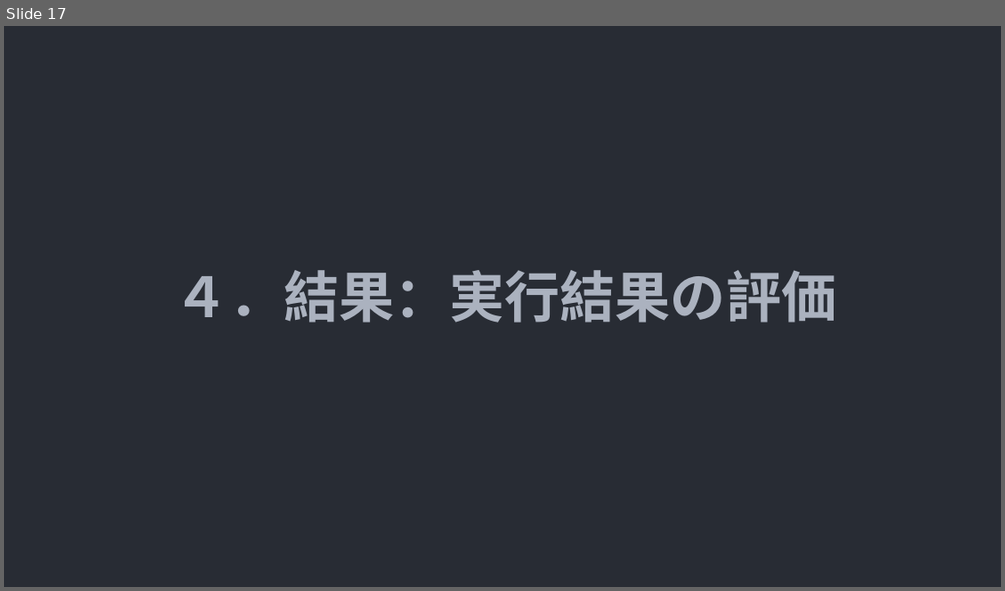
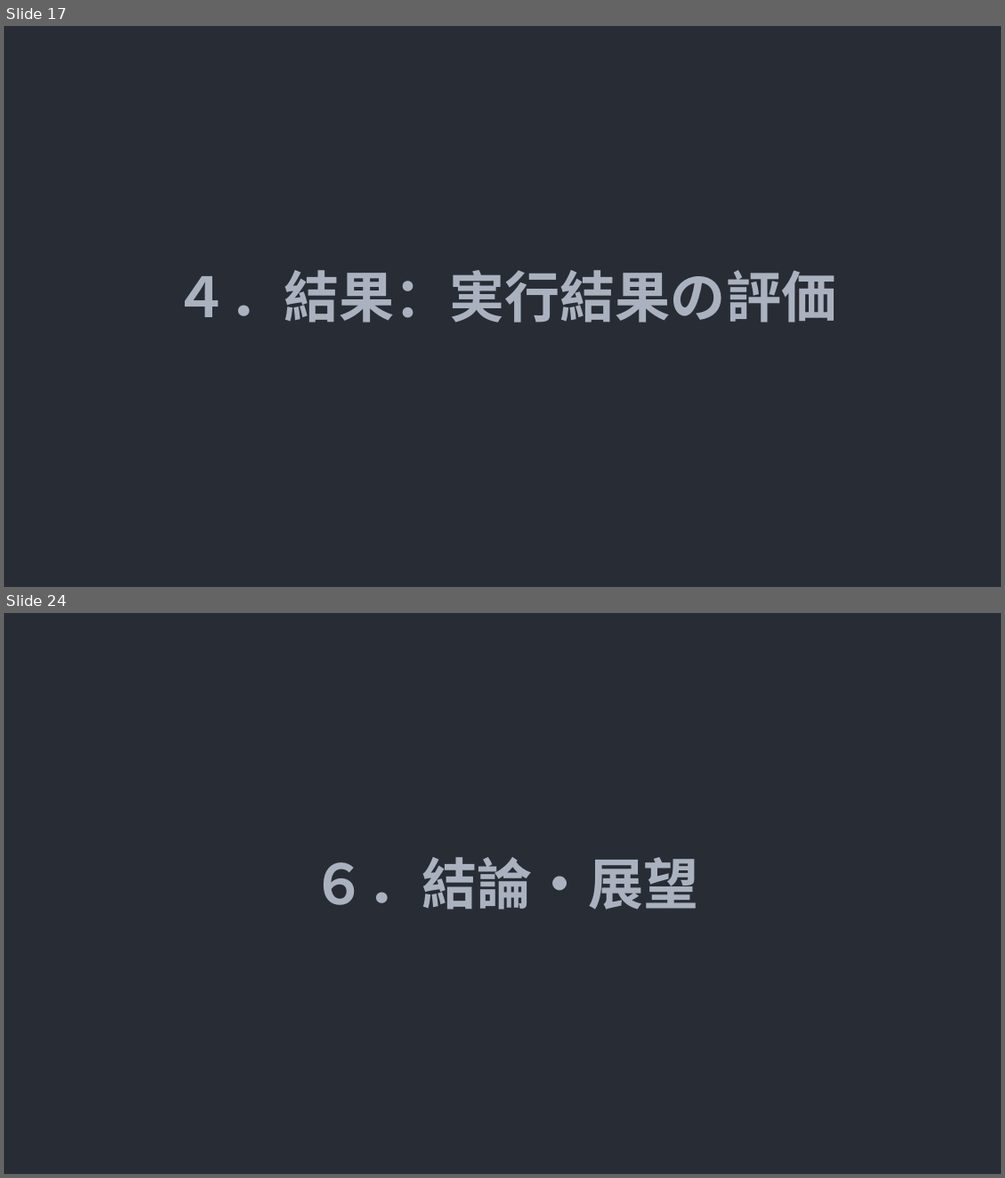
Before and after one commit to yuichiro-kurose/keyboard, a slide deck: docs/最終発表.odp. Shown one above the other, each under a label of ours: slide 17 before the commit, slides 17 and 24 after it; the slides between them are not shown. The pictures are 1005x591 and 1005x1178 pixels, drawn with LibreOffice and Linux fonts; fonts in the diff are those of the drawing. Boxes give left, top, right and bottom in pixels: in the first picture for what was removed or moved away, otherwise in the second. Text is boxed around its words. In the diff, an @@ line names an element or a change of style, - is before the commit and + after.

```diff
--- a/docs/最終発表.odp
+++ b/docs/最終発表.odp
@@ slide 24 added at (4, 613, 1001, 1174), background #282C34 @@
@@ title added at (312, 857, 699, 909), 44 pt, text #ABB2BF, bold @@
+６．結論・展望
```
Also in this commit, not shown: 7 slides changed, 9 other slides added, 3 slides removed, 7 other files.
